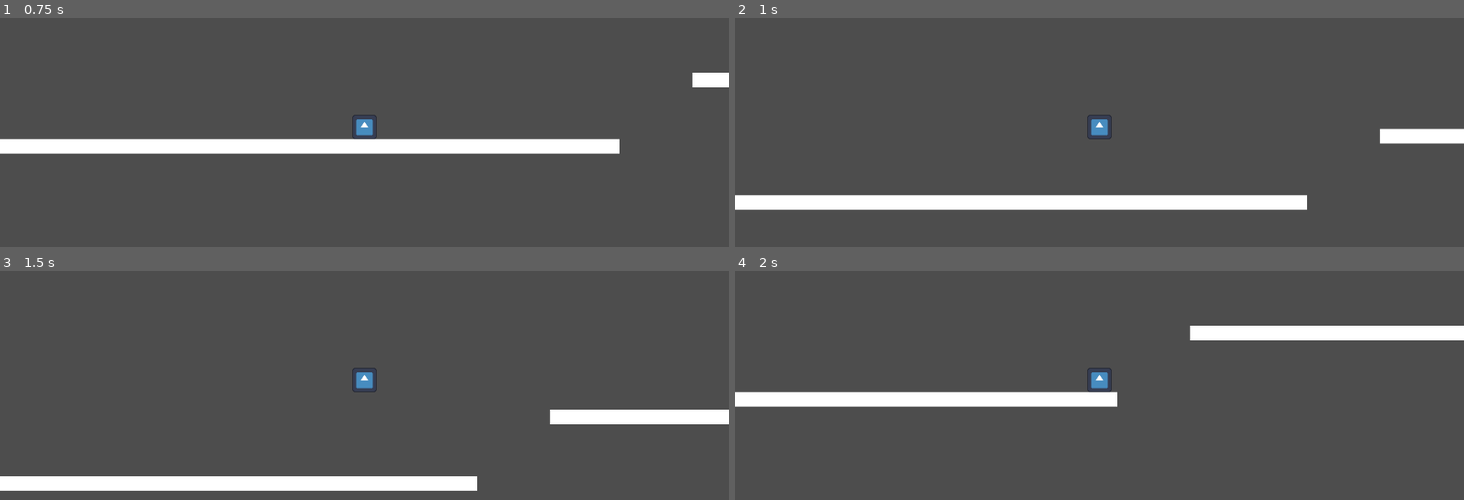
Above: before the commit, frames 1-4 (two rows, left to right).
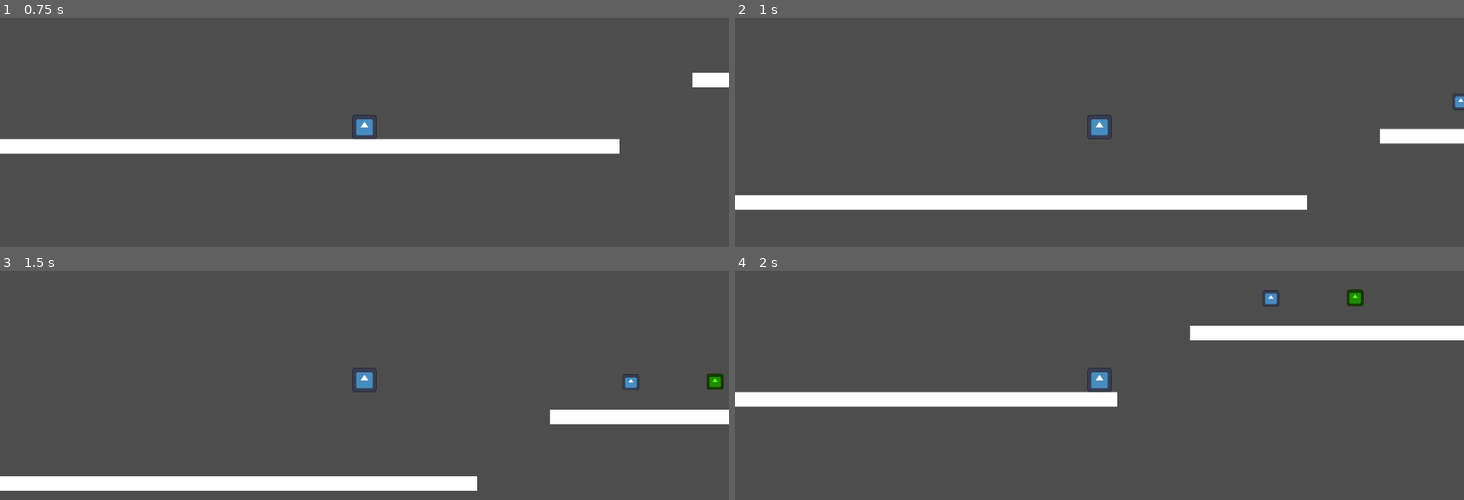
Above: after the commit, the same moments.

Repository: DeadElephant516/SakuraGrove
Game: Godot game, scene res://Scenes/TestScene/test_scene.tscn
Same seed, same stepped clock (60 frames per second), same inputs: the game is played once before the commit and once after it. The engine's default icon, where the game draws it, is replaced by a stand-in: a white triangle on a blue panel in a dark square.
Inputs (mouse positions are in pixels of both pictures, inside the frame that each line leads up to):
- Up to frame 1 (0.75 s): move the mouse to (524, 107) at 0.52 s; hold D (right) from 0.53 s (still down); hold Right mouse button (glide) from 0.53 s (still down)
- Up to frame 2 (1 s): keep holding D (right); keep holding Right mouse button (glide); tap Space (jump) at 0.77 s
- Up to frame 3 (1.5 s): keep holding D (right); move the mouse to (218, 401) at 1.27 s; release Right mouse button (glide) at 1.28 s; right-click (218, 401) at 1.35 s
- Up to frame 4 (2 s): keep holding D (right); tap Space (jump) at 1.52 s

Frame 1 is identical in both runs. In frame 2, less than 0.1% of the frame differs, in the area x 98-100%, y 33-41%; in frame 3, 0.2%; in frame 4, 0.3%, in the area x 72-87%, y 7-16%.

Commit message:
stored glide logic in a func to seperate from gravity logic

Diff:
--- a/Scenes/PlayerScene/player.gd
+++ b/Scenes/PlayerScene/player.gd
@@ -11,6 +11,9 @@
 var jumps_made: int = 0
 var max_jumps: int = 2
 var is_gliding: bool = false
+var max_glide_time: float = 3.0
+var remaining_glide_time: float = 0.0
+
 
 const GRAVITY: float = 900.0
 const GLIDE_GRAVITY: float = 200.0
@@ -23,21 +26,14 @@
 	get_input()
 	move()
 	handle_jump()
+	glide(delta)
 	move_and_slide()
 
 
 
 func apply_gravity(delta:float) -> void:
-	if !is_on_floor():
-		if Input.is_action_pressed("glide") and PlayerData.can_glide:
-			is_gliding = true
-			velocity.y += GLIDE_GRAVITY * delta
-		else:
-			is_gliding = false
-			velocity.y += GRAVITY * delta
-	else:
-		is_gliding = false
-
+	if !is_on_floor() and !is_gliding:
+		velocity.y += GRAVITY * delta
 
 func get_input() -> void:
 	direction.x = Input.get_axis("left", "right")
@@ -52,6 +48,7 @@
 		jumps_made = 0
 
 
+
 func handle_jump() -> void:
 	if Input.is_action_just_pressed("jump"):
 		if PlayerData.can_double_jump:
@@ -60,12 +57,28 @@
 			jump()
 
 
+
 func jump() -> void:
 	if is_on_floor():
 		velocity.y = jump_force
+
 
 
 func double_jump() -> void:
 	if jumps_made < max_jumps:
 		velocity.y = jump_force
 		jumps_made += 1
+
+
+
+func glide(delta: float) -> void:
+	if !is_on_floor() and PlayerData.can_glide:
+		if Input.is_action_pressed("glide") and remaining_glide_time > 0.0:
+			is_gliding = true
+			velocity.y += GLIDE_GRAVITY * delta
+			remaining_glide_time -= delta
+		else:
+			is_gliding = false
+	else:
+		is_gliding = false
+		remaining_glide_time = max_glide_time
--- a/Scenes/TestScene/test_scene.tscn
+++ b/Scenes/TestScene/test_scene.tscn
@@ -68,7 +68,7 @@
 position = Vector2(122, 634)
 
 [node name="DoubleJumpEnabler" parent="." instance=ExtResource("2_4a7y3")]
-position = Vector2(1732, 600)
+position = Vector2(828, 584)
 
 [node name="Borders" type="Node2D" parent="."]
 
@@ -78,4 +78,4 @@
 shape = SubResource("WorldBoundaryShape2D_4a7y3")
 
 [node name="GlideEnabler" parent="." instance=ExtResource("3_boajs")]
-position = Vector2(3045, 395)
+position = Vector2(961, 583)
